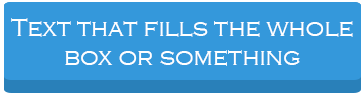
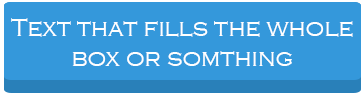
Layered file, before and after one edit (364 × 95). Changes by layer:
painted on "LineOne" over [72, 51, 292, 66]
removed layer "LineTwo" over [65, 50, 300, 66]
